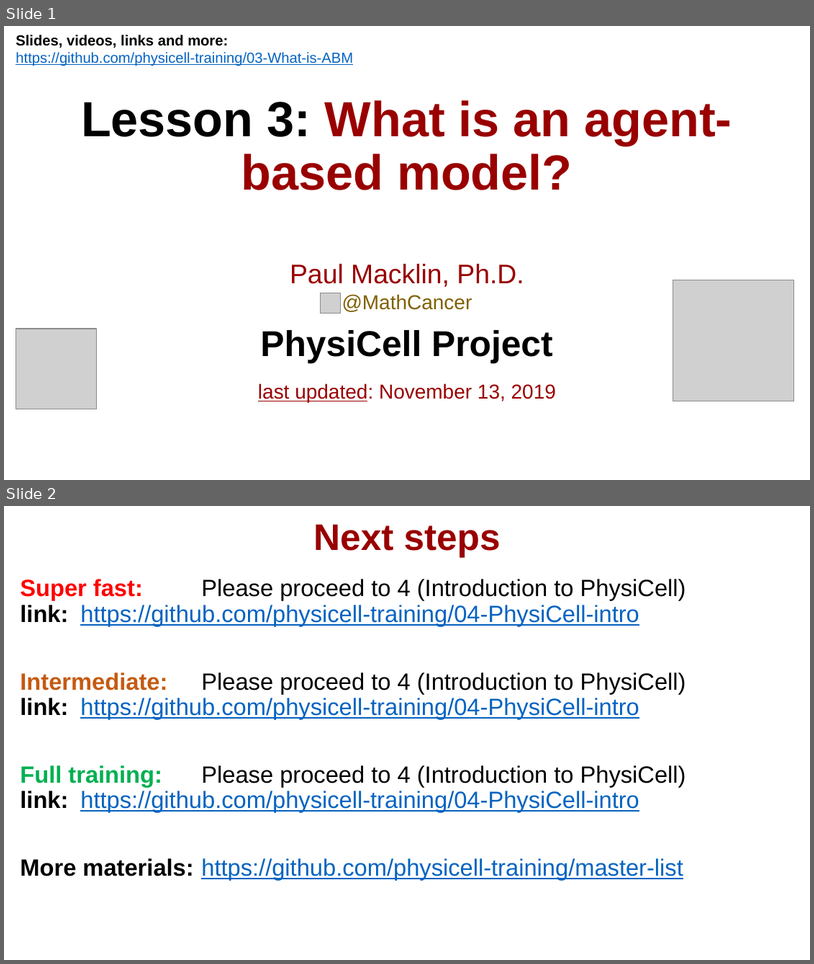
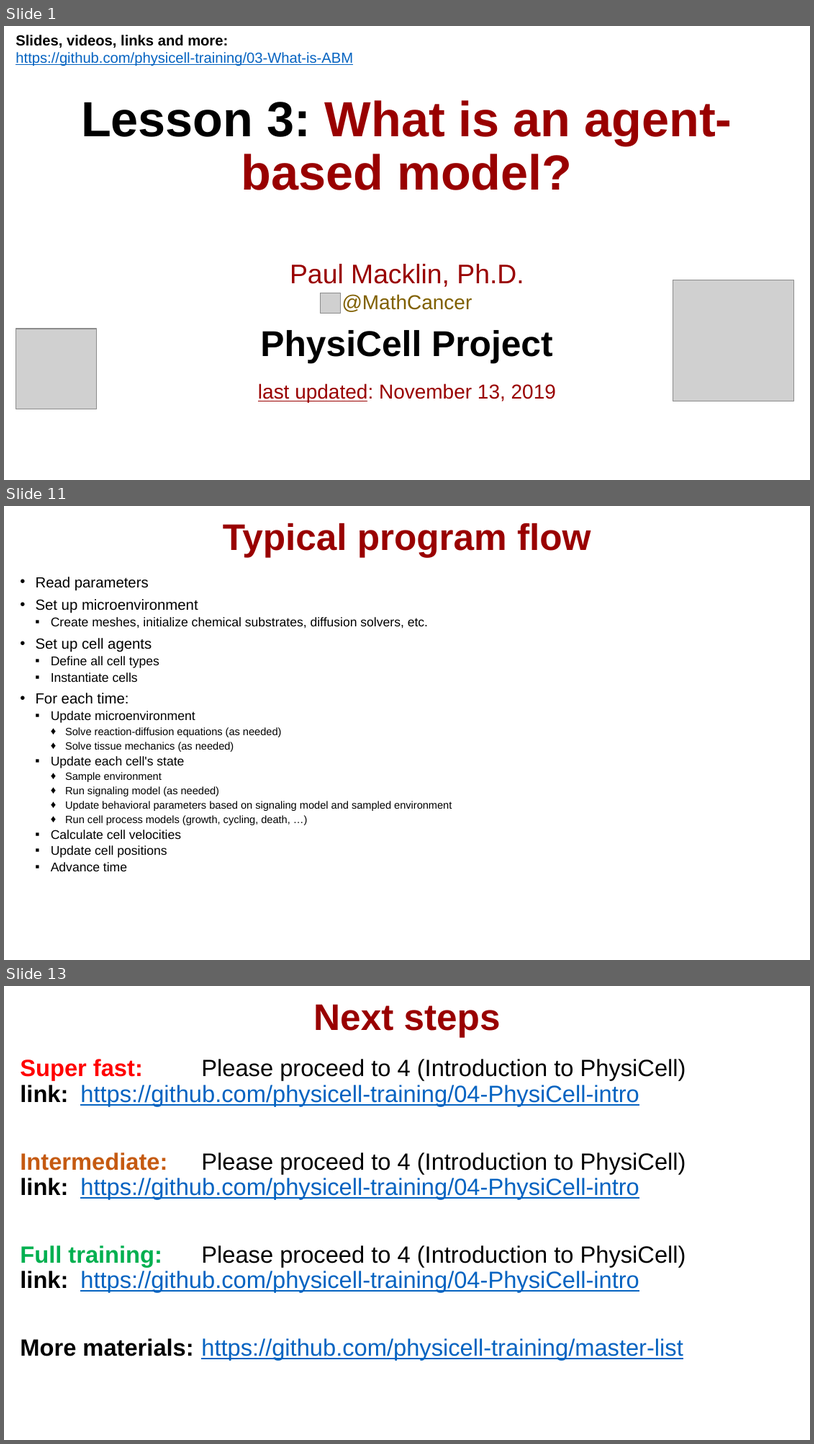
Before and after one commit to physicell-training/03-What-is-ABM, a slide deck: pptx_source/03-What-is-ABM.pptx. Shown one above the other, each under a label of ours: slides 1 and 2 before the commit, slides 1, 11 and 13 after it; the slides between them are not shown. The pictures are 814x964 and 814x1444 pixels, drawn with LibreOffice and Linux fonts; fonts in the diff are those of the drawing; grey boxes stand for pictures; background and template pictures are left out. Boxes give left, top, right and bottom in pixels: in the first picture for what was removed or moved away, otherwise in the second. Text is boxed around its words. In the diff, an @@ line names an element or a change of style, - is before the commit and + after.

```diff
--- a/pptx_source/03-What-is-ABM.pptx
+++ b/pptx_source/03-What-is-ABM.pptx
@@ slide 11 added at <box>4,506,810,960</box>, background #FFFFFF @@
@@ title added at <box>223,523,591,558</box>, 33 pt, text #990000, bold @@
+Typical program flow
@@ text added at <box>36,577,452,871</box>, 9.4 pt, text #000000 @@
+• Read parameters
+• Set up microenvironment
+  ▪ Create meshes, initialize chemical substrates, diffusion solvers, etc.
+• Set up cell agents
+  ▪ Define all cell types
+  ▪ Instantiate cells
+• For each time:
+  ▪ Update microenvironment
+    ♦ Solve reaction-diffusion equations (as needed)
+    ♦ Solve tissue mechanics (as needed)
+  ▪ Update each cell's state
+    ♦ Sample environment
+    ♦ Run signaling model (as needed)
+    ♦ Update behavioral parameters based on signaling model and sampled environment
+    ♦ Run cell process models (growth, cycling, death, …)
+  ▪ Calculate cell velocities
+  ▪ Update cell positions
+  ▪ Advance time
@@ what was slide 2 is now slide 13 @@
```
Also in this commit, not shown: 10 other slides added.
